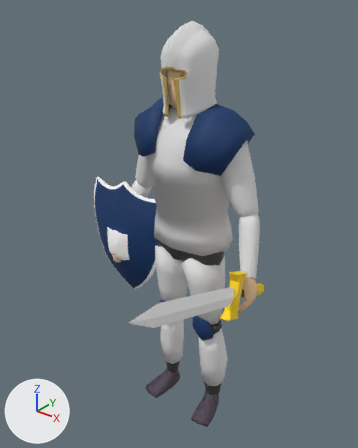
The FBX model MODELS/playerfinish.fbx, before and after one commit.
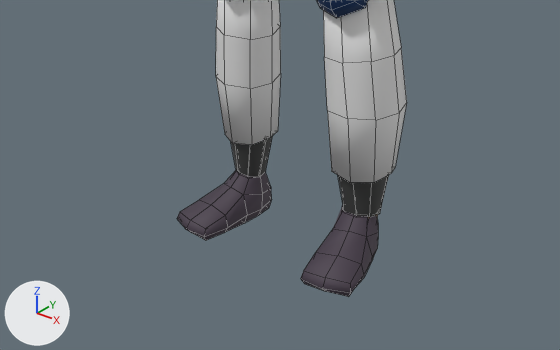
Old and new are each drawn whole from a 50 mm camera at (1.196, -1.563, 1.966) aimed at (0.037, -0.114, 1.068) and again close up from a 50 mm camera at (0.797, -1.028, 0.765) aimed at (-0.029, 0.006, 0.124). Lighting does not change. The marker at lower left points along +X, +Y and +Z. The close-ups show mesh edges as thin lines.

Objects in the first close-up: 'Platelegs', 'Shoes'.
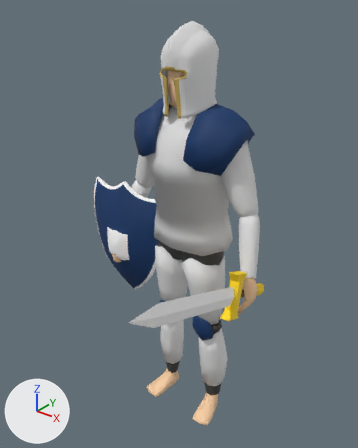
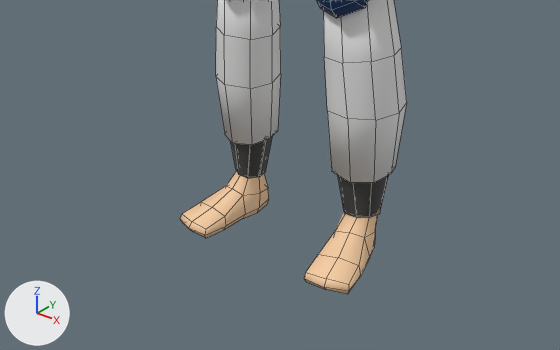
Edits to the bpy script that builds the scene:
```text
Remove ob_shoes:
    ob_shoes = bpy.data.objects.new('Shoes', me_cube_010)
    ob_shoes.location = (0.0, 0.0, 0.0)
```

Location of each change, (x1, y1, x2, y2) in pixels of the close-ups (560 x 350 px):
'Shoes', deleted
    before: (177, 170, 378, 297)
'Cube', unchanged, uncovered by the edit
    after: (180, 171, 378, 294)
